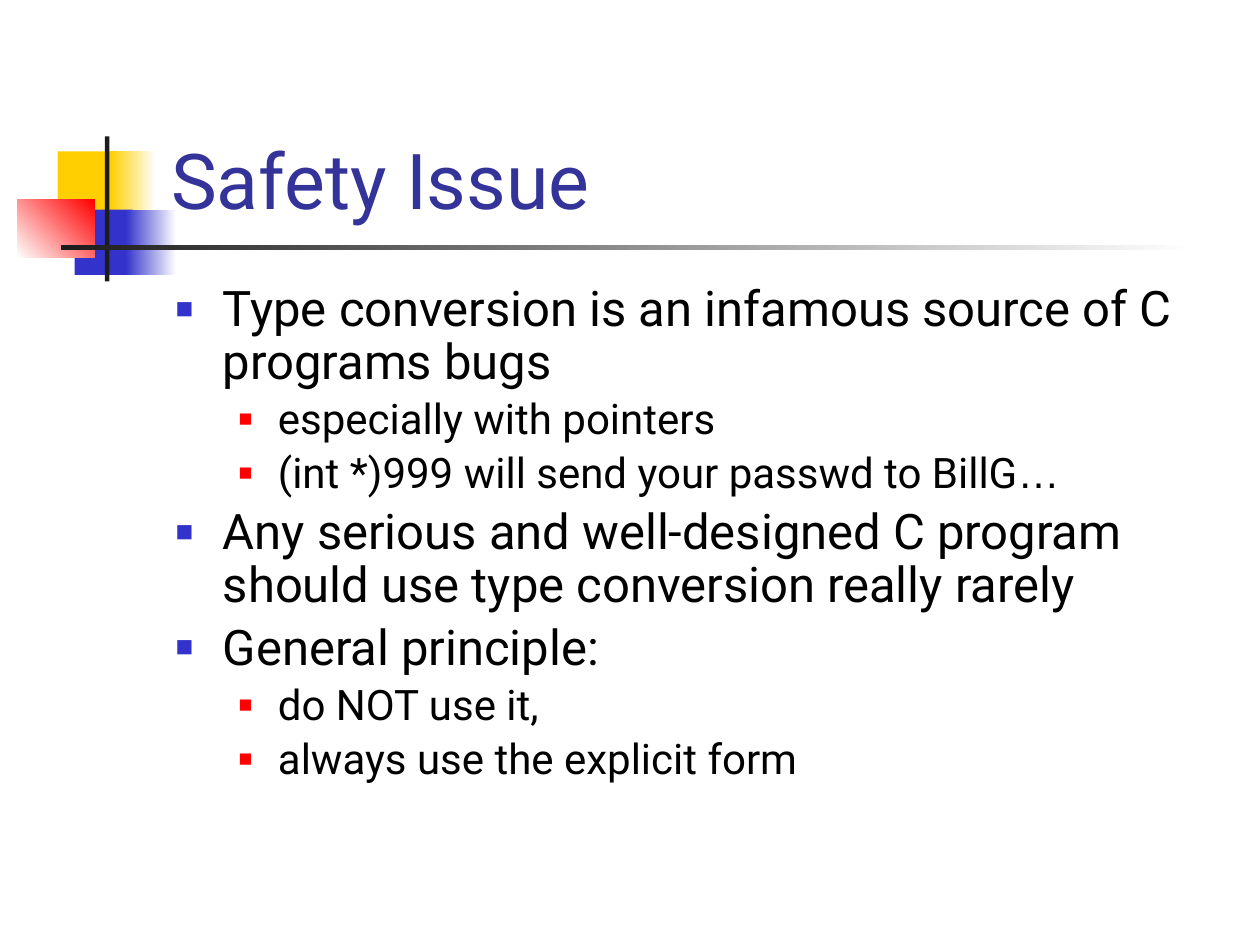
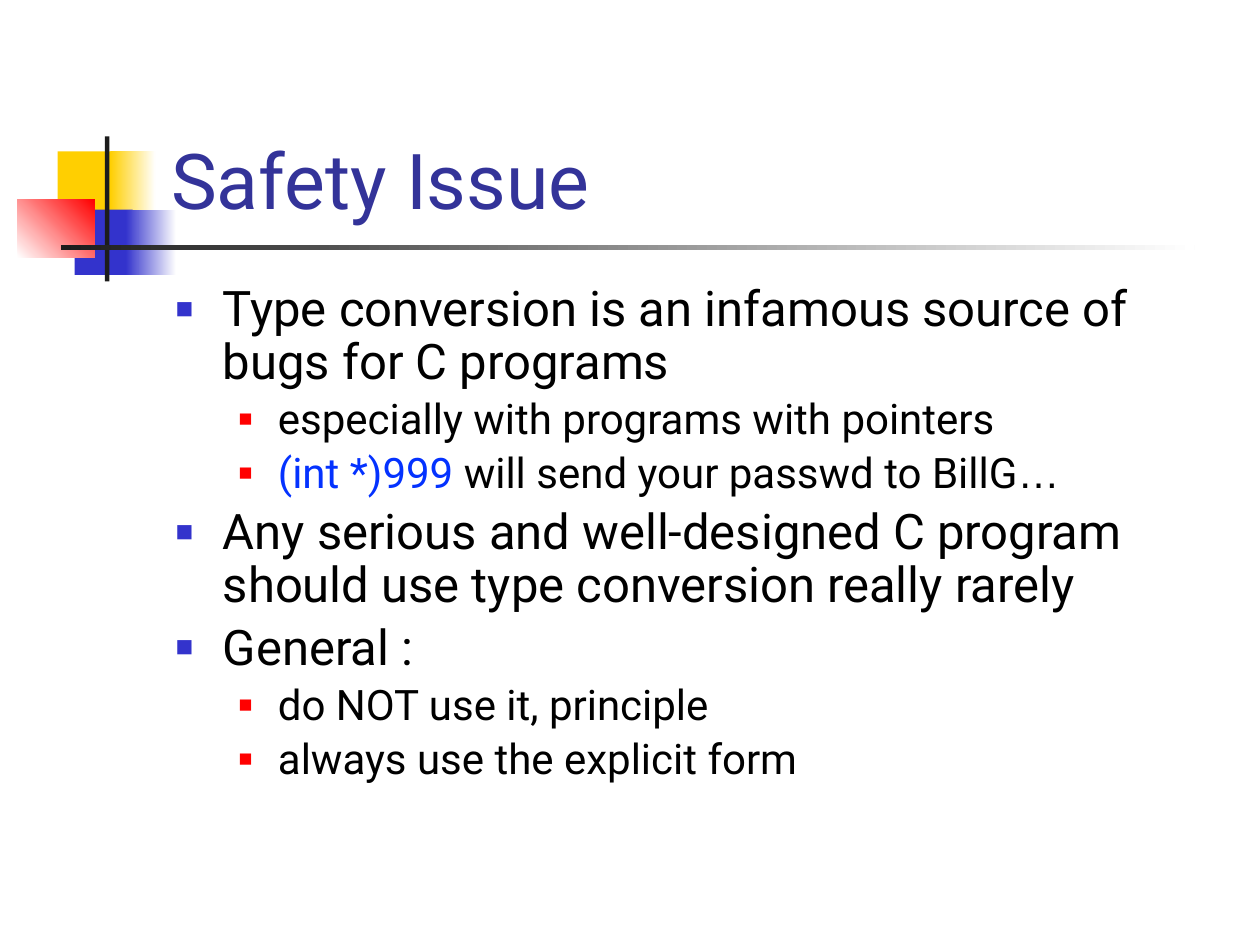
Before and after one commit to csslab-ustc/csslab-ustc.github.io, a slide deck: slide 29 of courses/sysprog/slides/lec03-exp.pptx. Drawn at 1260x945 pixels with LibreOffice and Linux fonts; fonts in the diff are those of the drawing. Boxes give left, top, right and bottom in pixels: in the first picture for what was removed or moved away, otherwise in the second. Text is boxed around its words. In the diff, an @@ line names an element or a change of style, - is before the commit and + after.

```diff
--- a/courses/sysprog/slides/lec03-exp.pptx
+++ b/courses/sysprog/slides/lec03-exp.pptx
@@ text at bbox=[223, 288, 1128, 443]: text changed @@
-■ Type conversion is an infamous source of C programs bugs
-  ■ especially with pointers
+■ Type conversion is an infamous source of bugs for C programs
+  ■ especially with programs with pointers
@@ text at bbox=[278, 454, 1060, 498]: text colour #000000 to #0432FF in "(int *)999" @@
@@ text at bbox=[223, 628, 708, 729]: text changed; size 28 to 24 pt @@
-■ General principle:
-  ■ do NOT use it,
+■ General :
+  ■ do NOT use it, principle
```
Also in this commit, not shown: 11 other slides changed, 2 other files.
